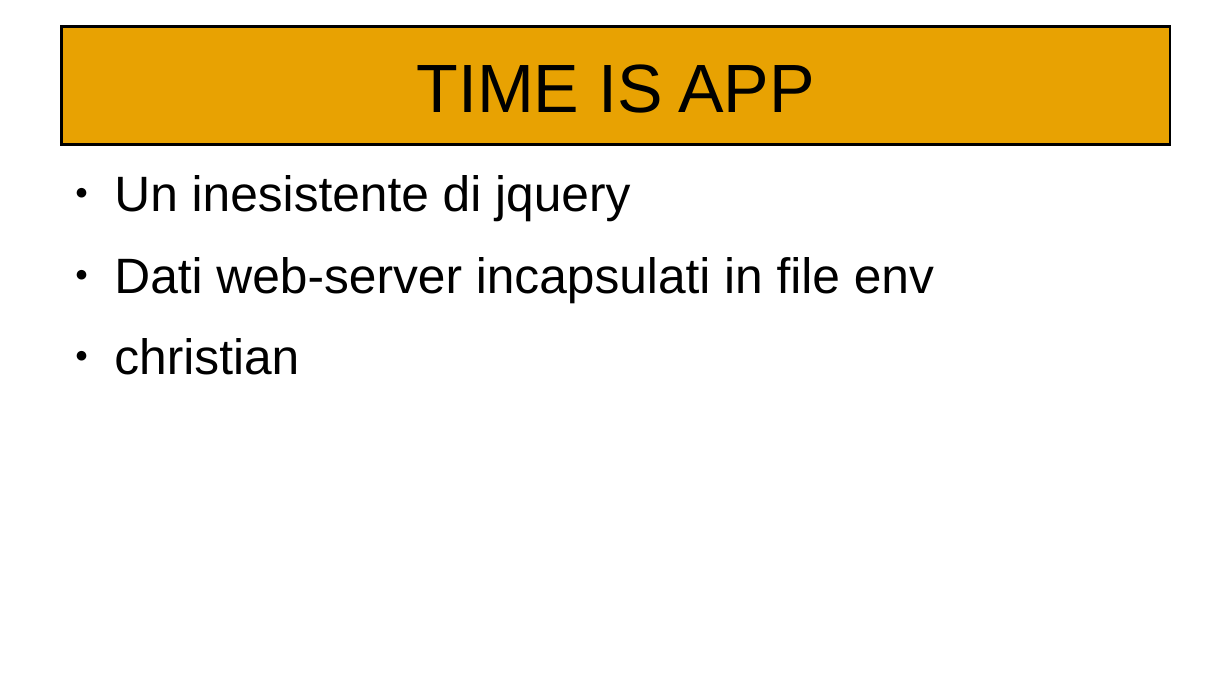
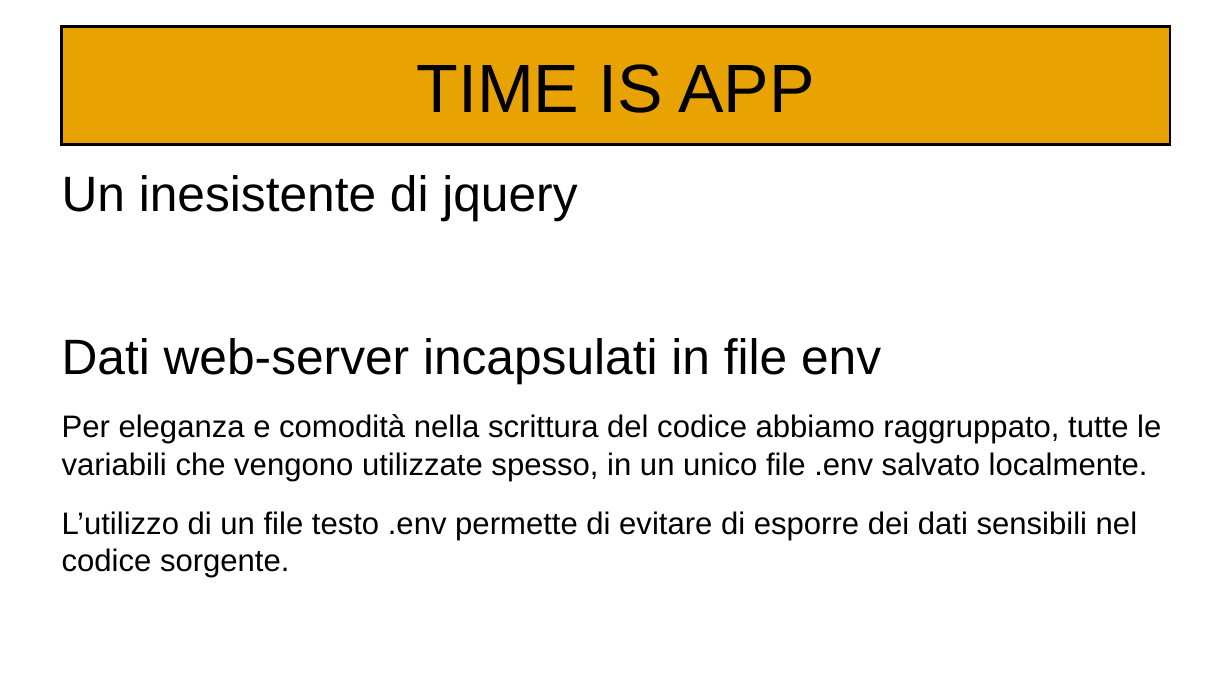
Before and after one commit to Kilne/Progetto_TecWeb, a slide deck: slide 7 of Relazioni/Maiuri.odp. Drawn at 1232x693 pixels with LibreOffice and Linux fonts; fonts in the diff are those of the drawing. Boxes give left, top, right and bottom in pixels: in the first picture for what was removed or moved away, otherwise in the second. Text is boxed around its words. In the diff, an @@ line names an element or a change of style, - is before the commit and + after.

```diff
--- a/Relazioni/Maiuri.odp
+++ b/Relazioni/Maiuri.odp
@@ text at bbox=[62, 175, 881, 384]: bullet ● to none @@
@@ text at bbox=[62, 414, 1161, 578]: text changed; size 32 to 20 pt @@
-● christian
+Per eleganza e comodità nella scrittura del codice abbiamo raggruppato, tutte le variabili che vengono utilizzate spesso, in un unico file .env salvato localmente.
+L’utilizzo di un file testo .env permette di evitare di esporre dei dati sensibili nel codice sorgente.
```
Also in this commit, not shown: 8 other slides changed, 1 slide added, 1 slide removed.
